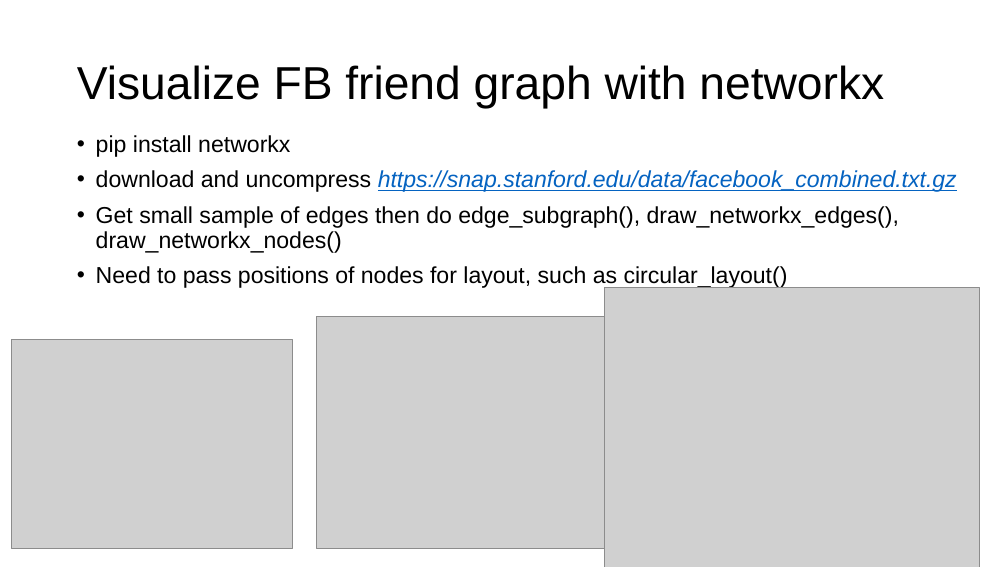
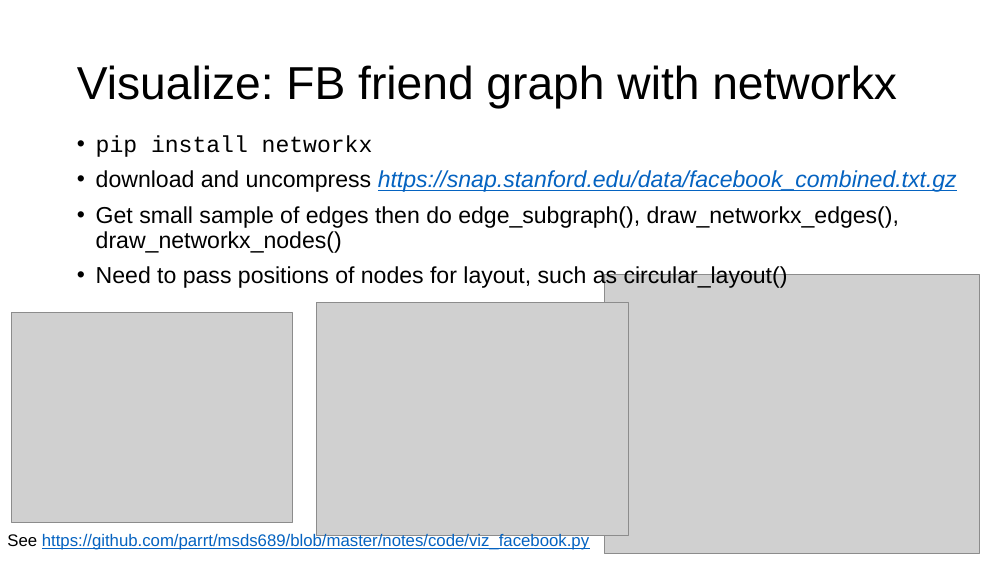
Before and after one commit to parrt/msds689, a slide deck: slide 29 of notes/graphs.pptx. Drawn at 1008x567 pixels with LibreOffice and Linux fonts; fonts in the diff are those of the drawing; grey boxes stand for pictures; background and template pictures are left out. Boxes give left, top, right and bottom in pixels: in the first picture for what was removed or moved away, otherwise in the second. Text is boxed around its words. In the diff, an @@ line names an element or a change of style, - is before the commit and + after.

```diff
--- a/notes/graphs.pptx
+++ b/notes/graphs.pptx
@@ title at box(77, 65, 897, 109): text changed @@
-Visualize FB friend graph with networkx
+Visualize: FB friend graph with networkx
@@ text at box(96, 135, 373, 157): font Arial to Courier New in "pip install networkx" @@
@@ picture: place and size @@
-picture at box(605, 288, 980, 567)
+picture at box(605, 274, 980, 553)
@@ picture: place and size @@
-picture at box(12, 340, 293, 549)
+picture at box(12, 313, 293, 523)
@@ picture: place and size @@
-picture at box(317, 317, 628, 549)
+picture at box(317, 303, 628, 535)
@@ text added at box(7, 532, 589, 550), 16 pt, text #0563C1, underline @@
+See https://github.com/parrt/msds689/blob/master/notes/code/viz_facebook.py
```
Also in this commit, not shown: 1 other slide changed, 1 other file.
